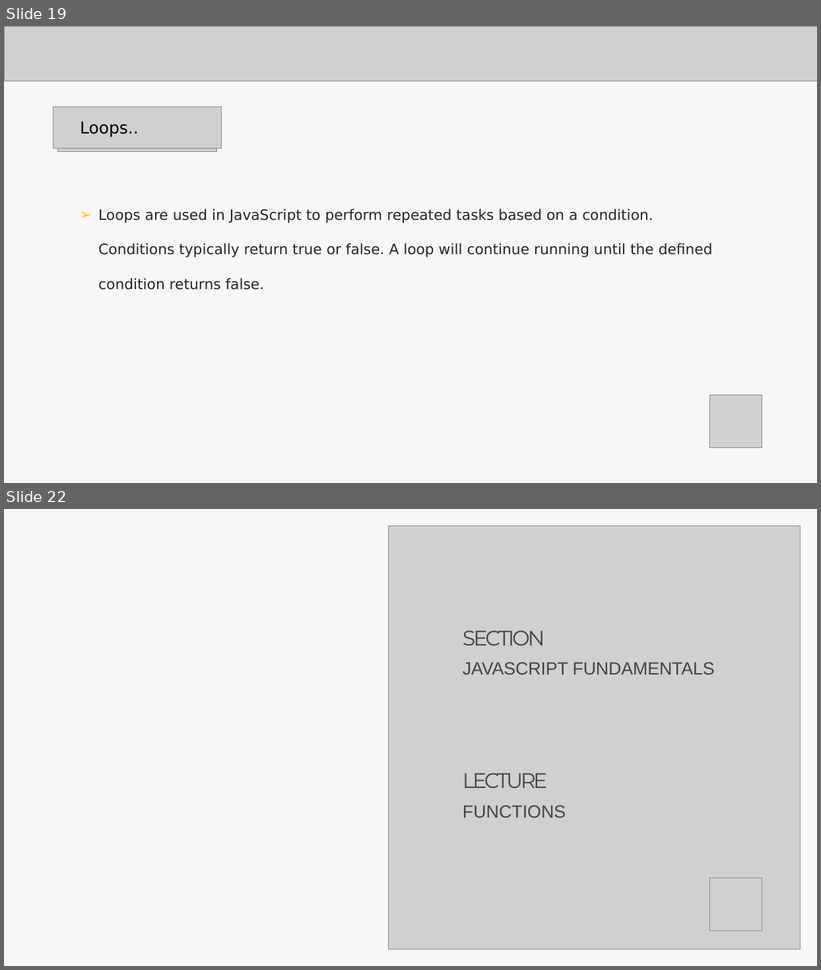
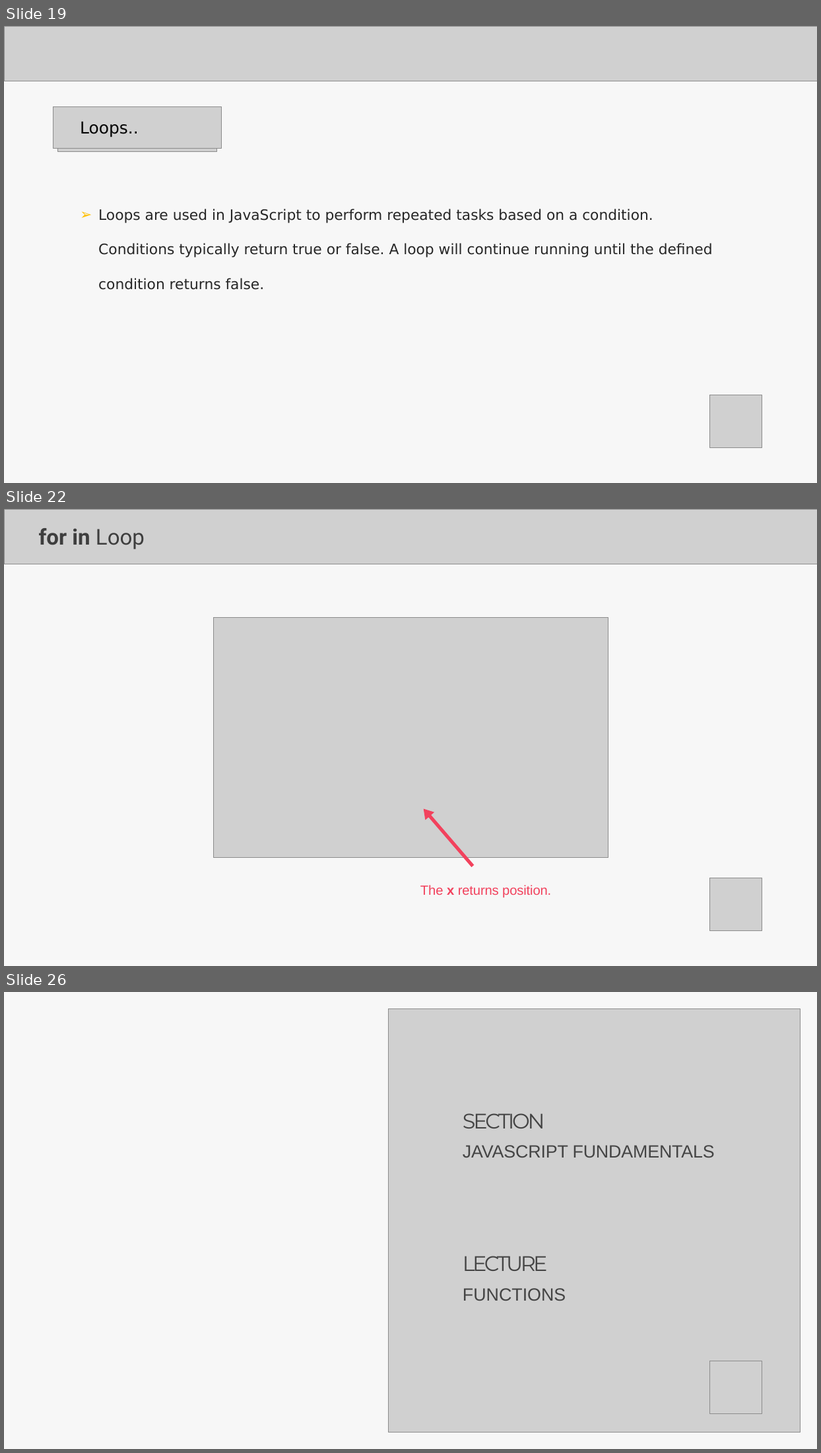
Before and after one commit to Aravindanchellam/UI-UX-Resources, a slide deck: Lecture_JS_TS.pptx. Shown one above the other, each under a label of ours: slides 19 and 22 before the commit, slides 19, 22 and 26 after it; the slides between them are not shown. The pictures are 821x970 and 821x1453 pixels, drawn with LibreOffice and Linux fonts; fonts in the diff are those of the drawing; grey boxes stand for pictures. Boxes give left, top, right and bottom in pixels: in the first picture for what was removed or moved away, otherwise in the second. Text is boxed around its words. In the diff, an @@ line names an element or a change of style, - is before the commit and + after.

```diff
--- a/Lecture_JS_TS.pptx
+++ b/Lecture_JS_TS.pptx
@@ slide 22 added at [4,509,817,966], background #FFFFFF; not listed: 1 template element that a slide beside it also shows @@
@@ picture added at [4,509,817,564] @@
@@ title added at [39,528,145,549], 42.5 pt, text #3E3E3E, bold @@
+for in Loop
@@ picture added at [213,618,608,857] @@
@@ right arrow added at [419,805,477,870], fill #F2425D @@
@@ picture added at [710,879,762,931] @@
@@ text added at [420,885,551,898], 26 pt, text #F2425D @@
+The x returns position.
@@ what was slide 22 is now slide 26 @@
```
Also in this commit, not shown: 2 slides changed, 6 other slides added, 1 other file.
